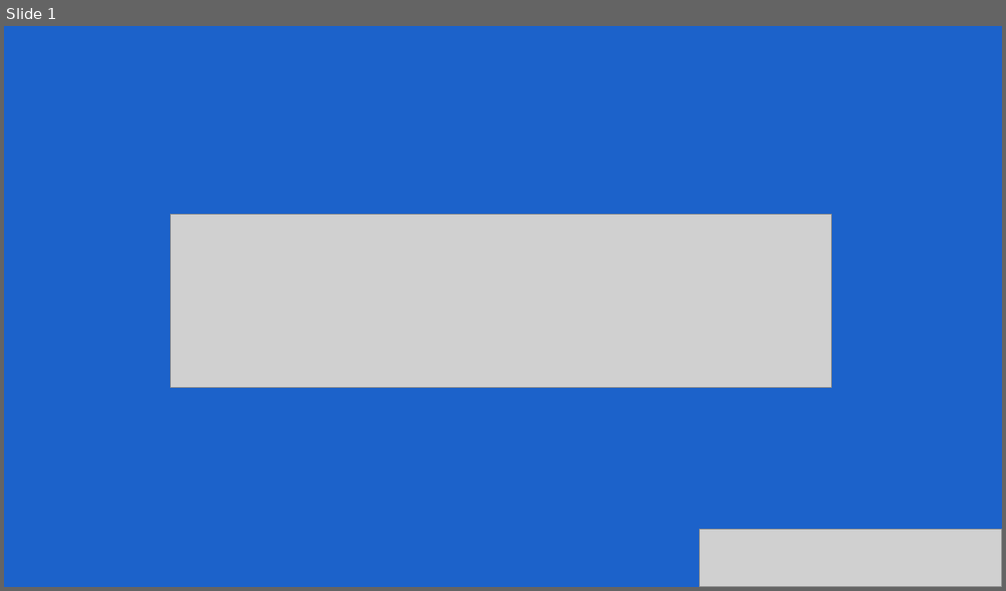
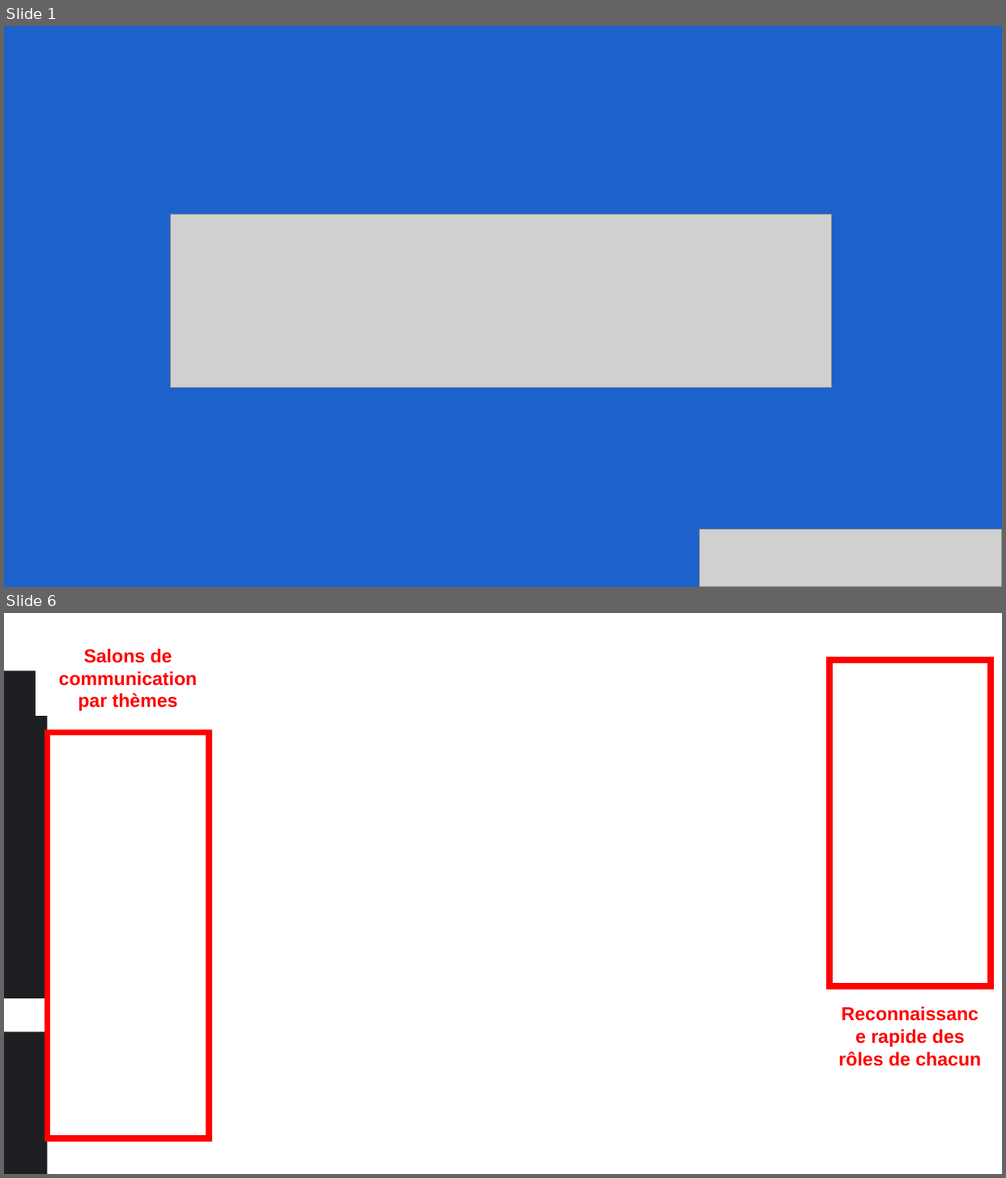
Before and after one commit to SkillUflow/RePlaced, a slide deck: .documents/Présentation - mercredi 22 mai/Soutenance du projet.pptx. Shown one above the other, each under a label of ours: slide 1 before the commit, slides 1 and 6 after it; the slides between them are not shown. The pictures are 1006x591 and 1006x1178 pixels, drawn with LibreOffice and Linux fonts; fonts in the diff are those of the drawing; grey boxes stand for pictures; background and template pictures are left out. Boxes give left, top, right and bottom in pixels: in the first picture for what was removed or moved away, otherwise in the second. Text is boxed around its words. In the diff, an @@ line names an element or a change of style, - is before the commit and + after.

```diff
--- a/.documents/Présentation - mercredi 22 mai/Soutenance du projet.pptx
+++ b/.documents/Présentation - mercredi 22 mai/Soutenance du projet.pptx
@@ slide 6 added at (x1=4, y1=613, x2=1002, y2=1174), background picture (left out) @@
@@ text added at (x1=59, y1=649, x2=198, y2=711), 18 pt, text #FF0000, bold @@
+Salons de communication par thèmes
@@ rectangle added at (x1=829, y1=660, x2=991, y2=986), outline #FF0000 6 pt @@
@@ rectangle added at (x1=4, y1=671, x2=48, y2=999), fill #1E1F22 @@
@@ rectangle added at (x1=48, y1=733, x2=209, y2=1139), outline #FF0000 6 pt @@
@@ rectangle added at (x1=4, y1=1033, x2=48, y2=1174), fill #1E1F22 @@
@@ text added at (x1=838, y1=1029, x2=981, y2=1067), 18 pt, text #FF0000, bold @@
+Reconnaissance rapide des rôles de chacun
```
Also in this commit, not shown: 9 other slides added, 3 slides removed, 2 other files.
